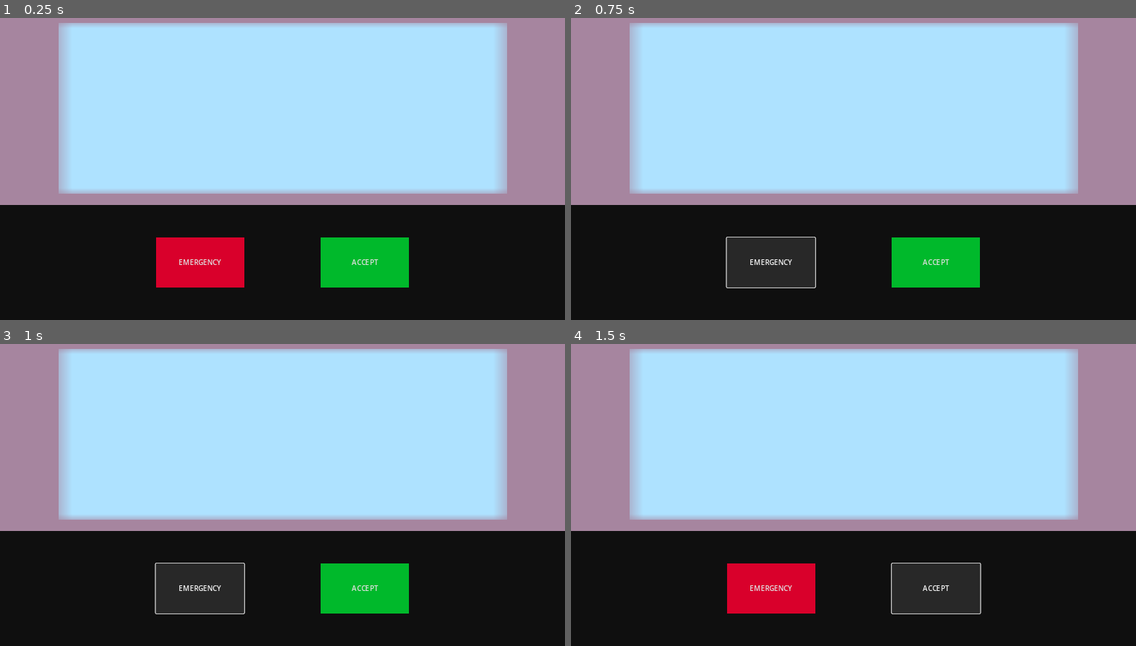
Above: before the commit, frames 1-4 (two rows, left to right).
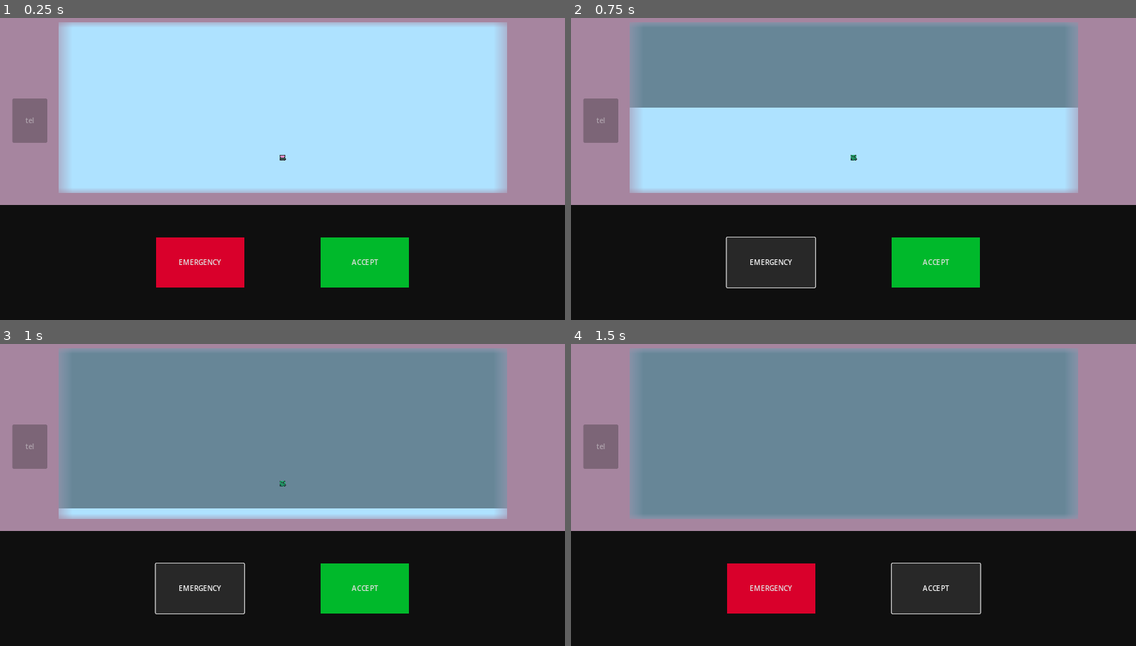
Above: after the commit, the same moments.

Repository: FixelDev/inside-out-inc
Game: Godot game, scene res://scenes/game/game.tscn
Two runs of this game, one before a commit and one after it. Both use one fixed random seed, a clock stepped at 60 frames per second and the inputs below. The engine's default icon, where the game draws it, is replaced by a stand-in: a white triangle on a blue panel in a dark square.
Inputs:
- Up to frame 1 (0.25 s): no input
- Up to frame 2 (0.75 s): click "EMERGENCY" at 0.5 s
- Up to frame 3 (1 s): no input
- Up to frame 4 (1.5 s): click "ACCEPT" at 1.25 s

The runs differ from the first frame. In frame 1, 1.3% of the frame differs, in the area x 2-90%, y 1-59%; in frame 2, 24%; in frame 3, 43%; in frame 4, 46%.

Commit message:
Added basic functionality for accpet and emergency button, animation for emergency create and started working on emergency module

Diff:
--- /dev/null
+++ b/entities/emergency_crate/emergency_crate.gd
@@ -0,0 +1,11 @@
+class_name EmergencyCrate extends Node2D
+
+@onready var animation_player = %AnimationPlayer
+
+
+func close() -> void:
+	animation_player.play("toggle")
+
+
+func open() -> void:
+	animation_player.play_backwards("toggle")
--- /dev/null
+++ b/entities/emergency_module/emergency_keypad.gd
@@ -0,0 +1 @@
+class_name EmergencyKeypad extends Button
--- /dev/null
+++ b/entities/emergency_module/emergency_module.gd
@@ -0,0 +1,3 @@
+class_name EmergencyModule extends Control
+
+@export var emergency_code: Label
--- a/entities/packages/package.gd
+++ b/entities/packages/package.gd
@@ -20,3 +20,6 @@
 	else:
 		#GENERATE ALIEN
 		pass
+
+func is_evil() -> bool:
+	return package_type != PackageType.NORMAL
--- /dev/null
+++ b/entities/xray/xray.gd
@@ -0,0 +1,5 @@
+extends PointLight2D
+
+
+func _process(_delta) -> void:
+	global_position = get_global_mouse_position()
--- /dev/null
+++ b/scenes/game/game.gd
@@ -0,0 +1,39 @@
+extends Node2D
+
+@export var packages_scenes: Array[PackedScene] = []
+@export var package_spawn_point: Marker2D
+@export var emergency_crate: EmergencyCrate
+
+var current_package: Package
+
+
+func _ready() -> void:
+	spawn_package()
+
+
+func spawn_package() -> void:
+	var package_scene: PackedScene = packages_scenes.pick_random()
+	current_package = package_scene.instantiate()
+	add_child(current_package)
+	current_package.global_position = package_spawn_point.global_position
+
+
+func _on_emergency_button_pressed():
+	enable_emergency_mode()
+
+
+func _on_accept_button_pressed():
+	destroy_package()
+
+	if current_package.is_evil():
+		print("STRIKE")
+	else:
+		print("COINS")
+
+
+func destroy_package() -> void:
+	current_package.queue_free()
+
+
+func enable_emergency_mode() -> void:
+	emergency_crate.close()
--- a/scenes/game/game.tscn
+++ b/scenes/game/game.tscn
@@ -1,9 +1,16 @@
-[gd_scene load_steps=8 format=3 uid="uid://domuj11pt21e0"]
+[gd_scene load_steps=18 format=3 uid="uid://domuj11pt21e0"]
 
 [ext_resource type="Texture2D" uid="uid://0xu767unbmot" path="res://scenes/game/graphics/wall.png" id="1_jn13p"]
+[ext_resource type="Script" path="res://scenes/game/game.gd" id="1_w4xhy"]
+[ext_resource type="PackedScene" uid="uid://dlmfqk822p6eb" path="res://entities/packages/alien_package/alien_package_1.tscn" id="2_gk3w8"]
 [ext_resource type="Texture2D" uid="uid://txy8dn2rvt0i" path="res://scenes/game/graphics/window.png" id="2_pk478"]
 [ext_resource type="Material" uid="uid://4gnfyg7ugi1n" path="res://scenes/game/window_mask.tres" id="3_h6v4r"]
+[ext_resource type="Script" path="res://entities/emergency_module/emergency_module.gd" id="4_jyb38"]
 [ext_resource type="Texture2D" uid="uid://dtodbabyfgmru" path="res://icon.svg" id="4_o65ey"]
+[ext_resource type="Script" path="res://entities/emergency_module/emergency_keypad.gd" id="5_2847e"]
+[ext_resource type="Script" path="res://entities/xray/xray.gd" id="5_yaqef"]
+[ext_resource type="PackedScene" uid="uid://djfmjkuiwck6x" path="res://entities/packages/box/box.tscn" id="6_p84wr"]
+[ext_resource type="Script" path="res://entities/emergency_crate/emergency_crate.gd" id="7_fli0l"]
 
 [sub_resource type="StyleBoxFlat" id="StyleBoxFlat_4i6qj"]
 bg_color = Color(0.0605303, 0.0605304, 0.0605303, 1)
@@ -14,7 +21,48 @@
 [sub_resource type="StyleBoxFlat" id="StyleBoxFlat_fmgvr"]
 bg_color = Color(1.58831e-06, 0.726311, 0.168332, 1)
 
-[node name="Game" type="Node2D"]
+[sub_resource type="Animation" id="Animation_f1e78"]
+length = 0.001
+tracks/0/type = "value"
+tracks/0/imported = false
+tracks/0/enabled = true
+tracks/0/path = NodePath("Sprite2D:position")
+tracks/0/interp = 1
+tracks/0/loop_wrap = true
+tracks/0/keys = {
+"times": PackedFloat32Array(0),
+"transitions": PackedFloat32Array(1),
+"update": 0,
+"values": [Vector2(0, -0.0681197)]
+}
+
+[sub_resource type="Animation" id="Animation_j0ks7"]
+resource_name = "toggle"
+length = 0.7
+tracks/0/type = "value"
+tracks/0/imported = false
+tracks/0/enabled = true
+tracks/0/path = NodePath("Sprite2D:position")
+tracks/0/interp = 1
+tracks/0/loop_wrap = true
+tracks/0/keys = {
+"times": PackedFloat32Array(0, 0.3, 0.7),
+"transitions": PackedFloat32Array(1, 1, 1),
+"update": 0,
+"values": [Vector2(0, -0.0681197), Vector2(-7.62344e-07, 9.58362), Vector2(-0.012491, 10.7304)]
+}
+
+[sub_resource type="AnimationLibrary" id="AnimationLibrary_gv6mo"]
+_data = {
+"RESET": SubResource("Animation_f1e78"),
+"toggle": SubResource("Animation_j0ks7")
+}
+
+[node name="Game" type="Node2D" node_paths=PackedStringArray("package_spawn_point", "emergency_crate")]
+script = ExtResource("1_w4xhy")
+packages_scenes = Array[PackedScene]([ExtResource("2_gk3w8"), ExtResource("6_p84wr")])
+package_spawn_point = NodePath("PackagesSpawnPoint")
+emergency_crate = NodePath("Wall/EmergencyCrate")
 
 [node name="UI" type="CanvasLayer" parent="."]
 
@@ -55,10 +103,45 @@
 theme_override_styles/normal = SubResource("StyleBoxFlat_fmgvr")
 text = "ACCEPT"
 
+[node name="EmergencyModule" type="Control" parent="UI"]
+layout_mode = 3
+anchors_preset = 0
+offset_right = 40.0
+offset_bottom = 40.0
+script = ExtResource("4_jyb38")
+
+[node name="EmergencyKeypad" type="Button" parent="UI/EmergencyModule"]
+layout_mode = 1
+anchors_preset = 4
+anchor_top = 0.5
+anchor_bottom = 0.5
+offset_left = 28.0
+offset_top = 198.0
+offset_right = 107.0
+offset_bottom = 298.0
+grow_vertical = 2
+disabled = true
+text = "tel"
+script = ExtResource("5_2847e")
+
+[node name="EmergencyCode" type="Label" parent="UI/EmergencyModule"]
+layout_mode = 1
+anchors_preset = 4
+anchor_top = 0.5
+anchor_bottom = 0.5
+offset_left = 19.0
+offset_top = 117.0
+offset_right = 105.0
+offset_bottom = 164.0
+grow_vertical = 2
+horizontal_alignment = 1
+vertical_alignment = 1
+
 [node name="Wall" type="Sprite2D" parent="."]
-position = Vector2(640.5, 293)
+position = Vector2(641, 292)
 scale = Vector2(80.0625, 36.625)
 texture = ExtResource("1_jn13p")
+metadata/_edit_group_ = true
 
 [node name="WindowMask" type="PointLight2D" parent="Wall"]
 position = Vector2(0, -1.46075)
@@ -70,11 +153,22 @@
 material = ExtResource("3_h6v4r")
 texture = ExtResource("2_pk478")
 
-[node name="EmergencyCrate" type="Sprite2D" parent="Wall"]
-modulate = Color(0.107974, 0.107479, 0.106129, 1)
+[node name="EmergencyCrate" type="Node2D" parent="Wall"]
+position = Vector2(0, -12.5324)
+script = ExtResource("7_fli0l")
+
+[node name="Sprite2D" type="Sprite2D" parent="Wall/EmergencyCrate"]
+modulate = Color(0.109804, 0.109804, 0.109804, 0.458824)
 material = ExtResource("3_h6v4r")
-position = Vector2(0.00624512, -14.744)
+position = Vector2(0, -0.0681197)
+scale = Vector2(0.825917, 0.721826)
 texture = ExtResource("2_pk478")
+
+[node name="AnimationPlayer" type="AnimationPlayer" parent="Wall/EmergencyCrate"]
+unique_name_in_owner = true
+libraries = {
+"": SubResource("AnimationLibrary_gv6mo")
+}
 
 [node name="Xray" type="PointLight2D" parent="."]
 position = Vector2(518, 296)
@@ -82,3 +176,10 @@
 energy = 0.0
 range_item_cull_mask = 2
 texture = ExtResource("4_o65ey")
+script = ExtResource("5_yaqef")
+
+[node name="PackagesSpawnPoint" type="Marker2D" parent="."]
+position = Vector2(640, 352)
+
+[connection signal="pressed" from="UI/Table/HBoxContainer/EmergencyButton" to="." method="_on_emergency_button_pressed"]
+[connection signal="pressed" from="UI/Table/HBoxContainer/AcceptButton" to="." method="_on_accept_button_pressed"]
